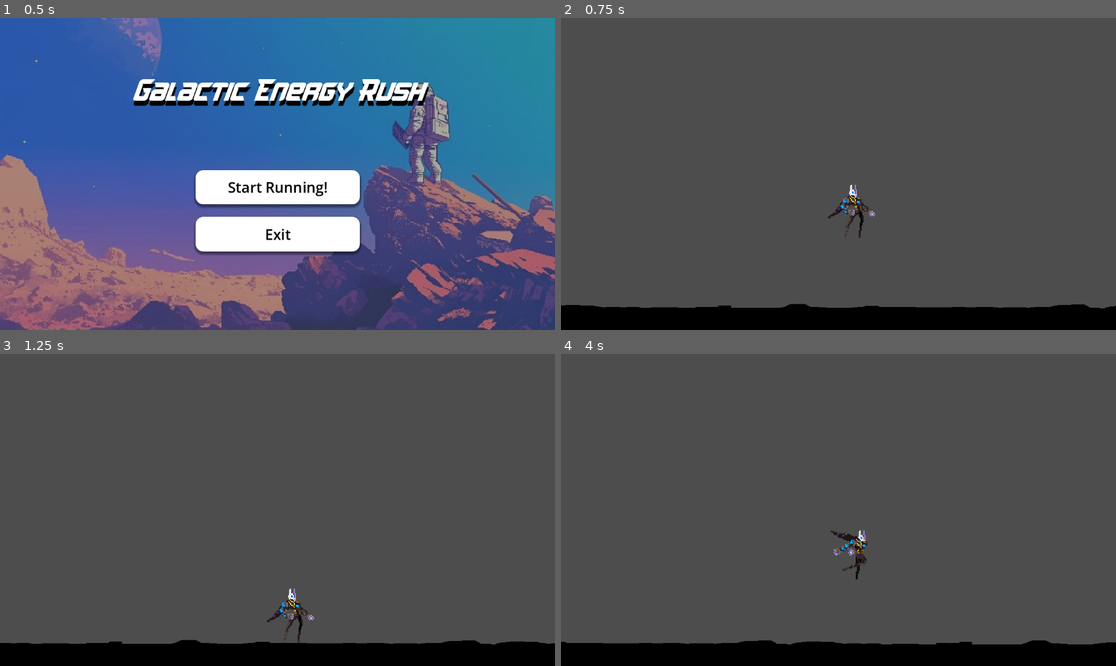
Above: before the commit, frames 1-4 (two rows, left to right).
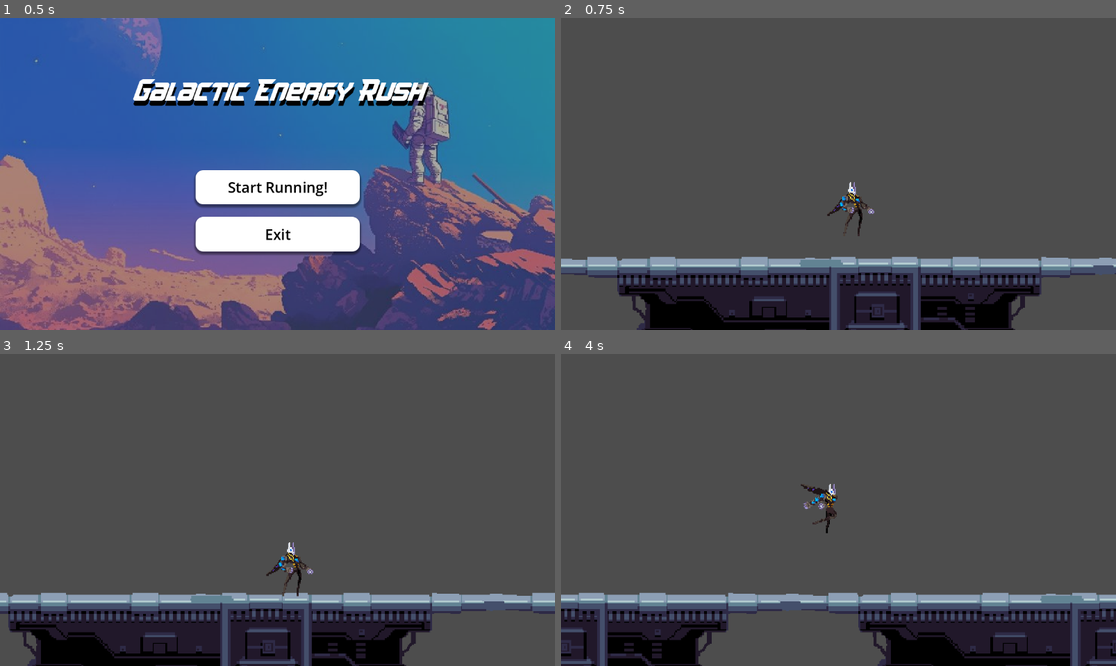
Above: after the commit, the same moments.

Repository: Mir-Shabab-Hasnat/galactic-energy-rush
Game: Godot game, scene res://scenes/main_menu.tscn
Two runs of this game, one before a commit and one after it. Both use one fixed random seed, a clock stepped at 60 frames per second and the inputs below.
Inputs:
- Up to frame 1 (0.5 s): no input
- Up to frame 2 (0.75 s): click "Start Running!" at 0.5 s
- Up to frame 3 (1.25 s): no input
- Up to frame 4 (4 s): tap Enter (ui_accept) at 1.25, 1.52, 2.27, 3.77 s; hold Right (ui_right) 1.28-2.78 s; hold Left (ui_left) 2.78-3.53 s; hold Right (ui_right) from 3.53 s (still down)

Frame 1 is identical in both runs. In frame 2, 18% of the frame differs, in the area x 0-100%, y 52-100%; in frame 3, 18%; in frame 4, 18%, in the area x 0-100%, y 41-100%.

Commit message:
platform added

Diff:
--- a/scenes/background.tscn
+++ b/scenes/background.tscn
@@ -1,19 +1,16 @@
 [gd_scene load_steps=3 format=3 uid="uid://cdbf2so3gvxyi"]
 
 [ext_resource type="Script" path="res://scripts/background.gd" id="1_75ad2"]
-[ext_resource type="Texture2D" uid="uid://da75q1ehmelbt" path="res://assets/platform-demo.png" id="2_2pte7"]
+[ext_resource type="Texture2D" uid="uid://b56s60kj2k75t" path="res://assets/run_platform.png" id="2_4n0kr"]
 
 [node name="Background" type="Node2D"]
 script = ExtResource("1_75ad2")
 
 [node name="Background1" type="Sprite2D" parent="."]
-position = Vector2(1, -7.62939e-06)
-scale = Vector2(1, 0.295)
-texture = ExtResource("2_2pte7")
+texture = ExtResource("2_4n0kr")
 centered = false
 
 [node name="Background2" type="Sprite2D" parent="."]
-position = Vector2(576, 1)
-scale = Vector2(1, 0.287)
-texture = ExtResource("2_2pte7")
+position = Vector2(575, 0)
+texture = ExtResource("2_4n0kr")
 centered = false
--- a/scenes/game.tscn
+++ b/scenes/game.tscn
@@ -12,14 +12,13 @@
 [node name="Game" type="Node2D"]
 script = ExtResource("1_07uqo")
 
-[node name="Player" parent="." instance=ExtResource("1_41bkr")]
-position = Vector2(305, 217)
-
 [node name="Camera2D" type="Camera2D" parent="."]
+position = Vector2(0, 1)
 anchor_mode = 0
 zoom = Vector2(2, 2)
 
 [node name="FloorStatic" type="StaticBody2D" parent="."]
+position = Vector2(0, -47)
 
 [node name="CollisionShape2D" type="CollisionShape2D" parent="FloorStatic"]
 position = Vector2(305, 300)
@@ -42,8 +41,11 @@
 shape = SubResource("WorldBoundaryShape2D_b1j6n")
 
 [node name="Background" parent="." instance=ExtResource("3_d7q4l")]
-position = Vector2(0, 280)
+position = Vector2(0, 214)
 
 [node name="Timer" type="Timer" parent="."]
 
+[node name="Player" parent="." instance=ExtResource("1_41bkr")]
+position = Vector2(304, 216)
+
 [connection signal="timeout" from="Timer" to="." method="_on_timer_timeout"]
--- a/scripts/game.gd
+++ b/scripts/game.gd
@@ -15,6 +15,7 @@
 
 # Called every frame. 'delta' is the elapsed time since the previous frame.
 func _process(delta: float) -> void:
+	print(get_viewport_rect().size.x)
 	_tick_game(delta)
 
 func _tick_game(delta: float) -> void:
@@ -24,7 +25,7 @@
 	if Input.is_action_just_pressed("ui_accept") and player.is_on_floor():
 		player.velocity.y = Jump_velocity
 
-	if player.running:
+	if player.running or player.jump:
 		var direction := Input.get_axis("ui_left", "ui_right")
 		if direction:
 			player.velocity.x = direction * Speed
--- a/scripts/player.gd
+++ b/scripts/player.gd
@@ -18,7 +18,7 @@
 
 
 	if can_move:
-		if position.y < 290:
+		if position.y < 250:
 			jump = true
 			running = false
 			idle = false
Binary file added: assets/platform.png
Not shown, added: assets/platform.png.import
Binary file added: assets/run_platform.png
Not shown, added: assets/run_platform.png.import
